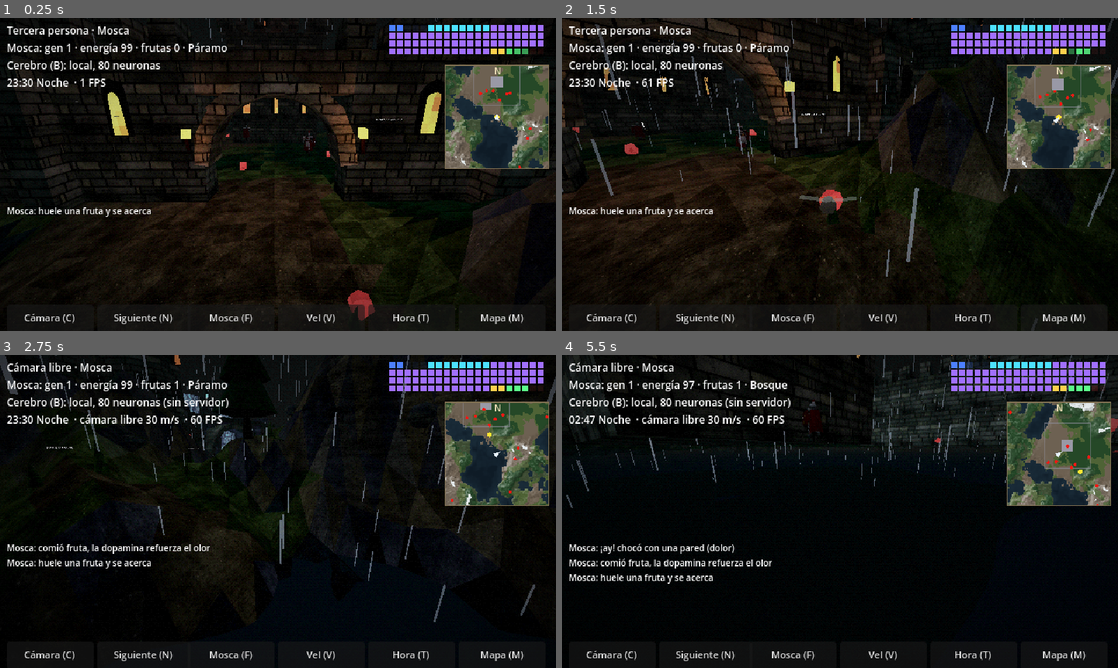
Above: before the commit, frames 1-4 (two rows, left to right).
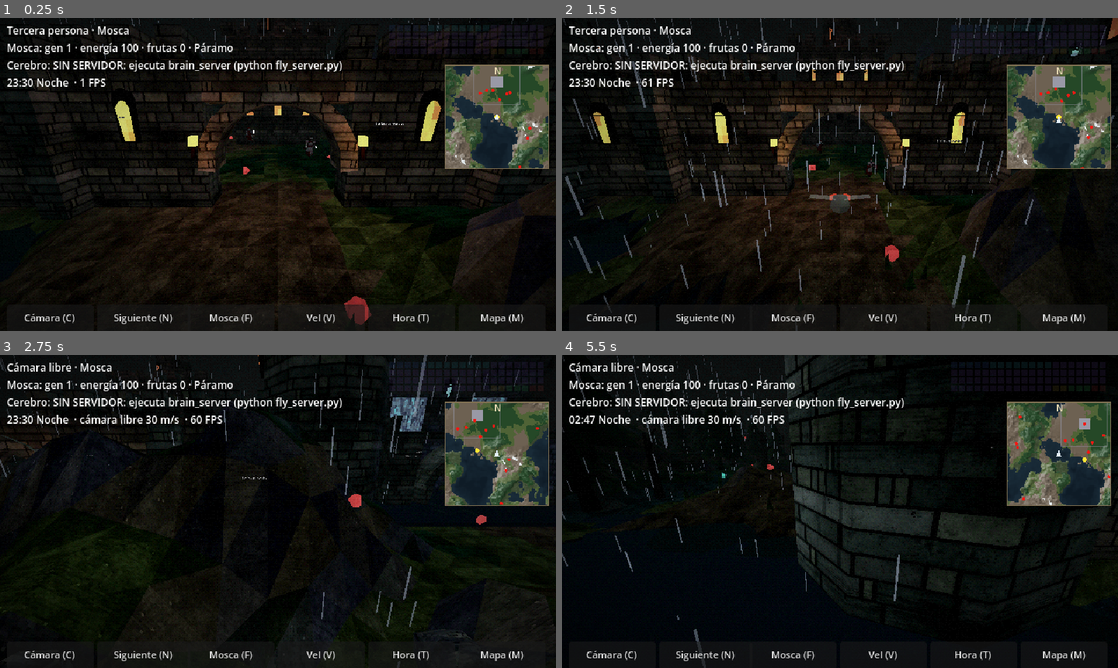
Above: after the commit, the same moments.

Repository: Santiluna99/fly-dark-fantasy
Game: Godot game, scene res://main.tscn
Same seed, same stepped clock (60 frames per second), same inputs: the game is played once before the commit and once after it.
Inputs (mouse positions are in pixels of both pictures, inside the frame that each line leads up to):
- Up to frame 1 (0.25 s): no input
- Up to frame 2 (1.5 s): tap Enter at 0.5 s; move the mouse to (1056, 118) at 0.52 s; hold D 0.53-1.28 s; tap B at 0.6, 1.35 s; click (1056, 118) at 0.67 s; move the mouse to (728, 190) at 1.27 s; hold S from 1.28 s (still down)
- Up to frame 3 (2.75 s): move the mouse to (333, 442) at 2.02 s; release S at 2.03 s; hold D from 2.03 s (still down); tap C at 2.1 s; tap B at 2.3 s
- Up to frame 4 (5.5 s): move the mouse to (812, 574) at 2.77 s; release D at 2.78 s; hold W 2.78-3.53 s; tap N at 2.85 s; click (812, 574) at 2.92 s; tap B every 0.75 s from 3.05 to 5.3 s; move the mouse to (1006, 558) at 3.52 s; hold A 3.53-5.03 s; tap F at 3.6 s; move the mouse to (673, 464) at 4.27 s; tap V at 4.35 s; move the mouse to (867, 511) at 5.02 s; hold S from 5.03 s (still down); tap T at 5.1 s; click (867, 511) at 5.17 s

The runs differ from the first frame. In frame 1, 11% of the frame differs, in the area x 0-100%, y 0-98%; in frame 2, 19%, in the area x 0-100%, y 0-100%; in frame 3, 14%; in frame 4, 18%.

Commit message:
Usar solo el cerebro real (conectoma de FlyWire)
Se elimina el cerebro local de 80 neuronas con aprendizaje por dopamina.
fly_brain.gd queda como interfaz mínima y remote_brain.gd sin fallback local.
Sin servidor la mosca espera quieta y el HUD muestra SIN SERVIDOR.
Documentación actualizada (fase 7 en HISTORIAL.md).

Co-Authored-By: Claude Opus 5.5 <noreply@anthropic.com>

Diff:
--- a/game/fly.gd
+++ b/game/fly.gd
@@ -16,10 +16,8 @@
 
 # ---------------------------------------------------------------- ESTADO
 var world                      # referencia a main.gd (el mundo): terreno, mat(), log_msg()...
-var brain: FlyBrain = FlyBrain.new()   # el cerebro en uso: local (80 neuronas) o REAL (RemoteBrain, conectoma)
-var local_brain: FlyBrain = brain      # el cerebro de 80 neuronas (con aprendizaje)
-var real_brain := RemoteBrain.new()    # el cerebro real: se conecta a cerebro_real/fly_server.py
-var use_real := false
+var real_brain := RemoteBrain.new()    # el cerebro: conectoma real de FlyWire, a través de brain_server/fly_server.py
+var brain: FlyBrain = real_brain       # (mismo objeto, visto como FlyBrain: lo usa el panel de actividad)
 var alive := true              # los hechizos y mobs comprueban esto antes de interactuar
 var energy := 100.0            # 0 = muere de hambre
 var gen := 1                   # nº de vida actual (al morir renace y conserva lo aprendido)
@@ -28,7 +26,6 @@
 var eye_height := 0.05         # altura de los ojos para la cámara en primera persona
 var ou1 := 0.0                 # ruido lento (Ornstein-Uhlenbeck) que hace girar a la mosca al azar
 var ou2 := 0.0                 # idem para el otro lado
-var pun_t := 0.0               # temporizador del "castigo" por estar cerca de peligro
 var bump_t := 0.0              # >0 justo después de chocar: sube un poco para sortear el obstáculo
 var pain := 0.0                # dolor (1 = recién chocó); decae en ~0,8 s y activa la huida del lado golpeado
 var pain_side := 0.0           # lado del golpe: -1 izquierda, +1 derecha
@@ -58,23 +55,15 @@
 var bump_dir := 1.0            # lado hacia el que gira tras un choque (+1 / -1)
 var wl: MeshInstance3D         # ala izquierda (se anima aleteando)
 var wr: MeshInstance3D         # ala derecha
+var _idle_x := PackedFloat32Array()   # entradas en reposo mientras no hay servidor
 var fruits: Array = []         # nodos fruta del grupo "fruit" (se cargan en el primer tick)
-
-
-## Cambia entre el cerebro local (80 neuronas) y el real (conectoma por servidor). Devuelve el cerebro activo.
-func set_real_brain(on: bool) -> FlyBrain:
-	use_real = on
-	if on:
-		real_brain.start()
-		brain = real_brain
-	else:
-		brain = local_brain
-	return brain
 
 
 ## Construye el cuerpo visual (abdomen, ojos rojos, alas), la luz y la colisión.
 func setup(w) -> void:
 	world = w
+	_idle_x.resize(FlyBrain.N)
+	real_brain.start()             # conecta con el servidor del conectoma (puerto 9009)
 	# --- Colisión: una esfera pequeña. Capa 4 (la mosca), choca con capa 1 (mundo estático).
 	# Los mobs están en la capa 2 y la máscara de la mosca no la incluye, así que los atraviesa.
 	collision_layer = 4
@@ -202,6 +191,11 @@
 		fruits = get_tree().get_nodes_in_group("fruit")
 	if not _learn_loaded:
 		_load_learning()
+	# Sin servidor del conectoma no hay cerebro: la mosca espera quieta (sin hambre ni edad) y se reintenta conectar.
+	if not real_brain.live:
+		real_brain.step(_idle_x)
+		velocity = Vector3.ZERO
+		return
 	age += dt
 	energy -= HUNGER_RATE * dt
 	if energy <= 0.0:
@@ -364,7 +358,6 @@
 				wall_fear = minf(1.5, wall_fear + 0.12 + 0.2 * cue)
 				if pain_events % 5 == 0:
 					_save_learning()
-			brain.punish()
 			if bump_t <= 0.0:
 				bump_dir = -pain_side
 				bump_turn = bump_dir * 0.9
@@ -386,20 +379,13 @@
 		if global_position.distance_to(fn.global_position) < 1.5:
 			energy = minf(100.0, energy + 35.0)
 			eaten += 1
-			brain.reward()                # dopamina: refuerza el olor que acababa de oler
-			world.log_msg("Mosca: comió fruta, la dopamina refuerza el olor")
+			world.log_msg("Mosca: comió fruta")
 			world.place_fruit(fn)         # la fruta reaparece en otro sitio
 			break
-	# Estar cerca de un peligro durante >1 s "castiga" y refuerza la vía de evitar
-	if near < 2.5:
-		pun_t += dt
-		if pun_t > 1.0:
-			pun_t = 0.0
-			brain.punish()
 
 
 ## Muerte: se registra, renace en un punto aleatorio y reinicia la actividad (pero NO los pesos
-## sinápticos: lo aprendido se conserva entre vidas).
+## de la memoria: lo aprendido se conserva entre vidas).
 func die(why: String) -> void:
 	if immortal:
 		return
--- a/game/fly_brain.gd
+++ b/game/fly_brain.gd
@@ -1,101 +1,27 @@
 class_name FlyBrain extends RefCounted
-## Red LIF de 80 neuronas con la arquitectura del olfato/escape de Drosophila.
-## 0-1 ORN (antenas) | 2-3 looming | 4 hambre | 5-12 PN | 13-72 células de Kenyon
-## 73-74 MBON (acercar/evitar) | 75-76 DN giro izq/der | 77 DN avance | 78-79 fibra gigante
-# Nº total de neuronas. Mapa: 0-1 olfato | 2-3 amenaza | 4 hambre | 5-12 PN | 13-72 Kenyon |
-# 73-74 MBON | 75-76 giro | 77 avance | 78-79 fibra gigante de escape.
+## Interfaz común del cerebro de la mosca. El cerebro es el REAL (conectoma de FlyWire, ver remote_brain.gd);
+## esta clase solo define lo que usan la mosca y el panel de actividad:
+##   rate[0..79]  tasa de disparo por grupo (la mosca lee rate[75..77]: giro izq/der y avance)
+##   step(x)      un tick con las 80 entradas de los sentidos
+## Mapa de los 80 grupos (mismo orden que el servidor): 0-1 olfato | 2-3 amenaza | 4 hambre | 5-12 PN | 13-72 Kenyon |
+## 73-74 MBON | 75-76 giro | 77 avance | 78-79 fibra gigante de escape.
 const N := 80
 
-# v = voltaje de cada neurona   spk = ¿disparó en este tick?   rate = tasa de disparo suavizada (lo que usa el cuerpo)
-# trace = rastro reciente de cada célula de Kenyon (para el aprendizaje)   syn_b/syn_w = destino y peso de cada sinapsis
-# out = sinapsis salientes por neurona (solo se recorren las neuronas que disparan)   kc_app/kc_av = sinapsis que aprende la dopamina
-var v := PackedFloat32Array()
-var spk := PackedByteArray()
 var rate := PackedFloat32Array()
-var trace := PackedFloat32Array()
-var syn_b := PackedInt32Array()
-var syn_w := PackedFloat32Array()
-var out: Array = []            # por neurona: índices de sinapsis salientes (event-driven)
-var kc_app := PackedInt32Array()
-var kc_av := PackedInt32Array()
 
 
-## Cablea la red: antena -> PN -> Kenyon (cada Kenyon recibe 4 PN al azar) -> MBON; vías de giro, avance
-## y escape (looming -> fibra gigante -> giro/avance). Los pesos Kenyon -> MBON empiezan bajos: los modifica el aprendizaje.
 func _init() -> void:
-	v.resize(N); spk.resize(N); rate.resize(N); trace.resize(60)
-	for i in N:
-		out.append([])
-	var rng := RandomNumberGenerator.new()
-	rng.seed = 11
-	for i in 4:
-		_link(0, 5 + i, 0.6)
-		_link(1, 9 + i, 0.6)
-	for k in 60:
-		var used := {}
-		while used.size() < 4:
-			used[5 + rng.randi_range(0, 7)] = true
-		for p in used.keys():
-			_link(p, 13 + k, 0.5)
-		kc_app.append(_link(13 + k, 73, 0.04))
-		kc_av.append(_link(13 + k, 74, 0.03))
-	_link(0, 75, 0.5); _link(1, 75, -0.2)
-	_link(1, 76, 0.5); _link(0, 76, -0.2)
-	_link(0, 77, 0.3); _link(1, 77, 0.3); _link(4, 77, 0.4)
-	_link(73, 77, 0.5); _link(74, 77, -0.6)
-	_link(2, 78, 0.8); _link(3, 79, 0.8)
-	_link(78, 76, 1.0); _link(79, 75, 1.0)
-	_link(78, 77, 1.0); _link(79, 77, 1.0)
+	rate.resize(N)
 
 
-## Crea una sinapsis a -> b con peso w y devuelve su índice.
-func _link(a: int, b: int, w: float) -> int:
-	syn_b.append(b)
-	syn_w.append(w)
-	var idx := syn_b.size() - 1
-	out[a].append(idx)
-	return idx
+## Un paso del cerebro (lo implementa RemoteBrain).
+func step(_x: PackedFloat32Array) -> void:
+	pass
 
 
-## Un paso de simulación (neuronas "integra y dispara"): 1) suma las corrientes de entrada y las sinapsis
-## de las neuronas que dispararon, 2) el voltaje se filtra (x0.85) y si supera 1.0 la neurona dispara y se reinicia,
-## 3) actualiza la tasa de disparo y el rastro de las células de Kenyon.
-func step(x: PackedFloat32Array) -> void:
-	var cur := x.duplicate()
-	for i in N:
-		if spk[i] == 1:
-			for s in out[i]:
-				cur[syn_b[s]] += syn_w[s]
-	for i in N:
-		v[i] = v[i] * 0.85 + cur[i]
-		if v[i] > 1.0:
-			spk[i] = 1
-			v[i] = 0.0
-		else:
-			spk[i] = 0
-		rate[i] = rate[i] * 0.9 + spk[i] * 0.1
-		if i >= 13 and i < 73:
-			trace[i - 13] = trace[i - 13] * 0.98 + spk[i]
-
-
-## Dopamina: refuerza KC -> MBON "acercar" según la traza reciente de cada KC
-func reward() -> void:
-	for k in 60:
-		var i := kc_app[k]
-		syn_w[i] = minf(0.35, syn_w[i] + 0.015 * minf(trace[k], 4.0))
-
-
-## Castigo: refuerza KC -> MBON "evitar"
-func punish() -> void:
-	for k in 60:
-		var i := kc_av[k]
-		syn_w[i] = minf(0.35, syn_w[i] + 0.02 * minf(trace[k], 4.0))
-
-
-## Apaga toda la actividad (al renacer). NO borra los pesos: la memoria se conserva.
+## Apaga toda la actividad (al renacer).
 func reset() -> void:
-	v.fill(0.0)
-	spk.fill(0)
+	rate.fill(0.0)
 
 
 ## Color de cada grupo de neuronas para el panel de actividad.
--- a/game/main.gd
+++ b/game/main.gd
@@ -48,7 +48,6 @@
 # Registro de eventos (los últimos 6) que se muestra abajo a la izquierda; hud = texto superior.
 var logs: Array[String] = []
 var hud: Label
-var nv_pending_real := false
 var nv: NeuroView   # panel de actividad neuronal (se reasigna al cambiar de cerebro)
 var logl: Label
 # speed_i = índice de velocidad del juego (x1, x3, x8);  fire_lights = luces de fuego que parpadean.
@@ -120,8 +119,6 @@
 	# Aparecen mobs, frutas y la mosca; luego se crea la interfaz.
 	_population()
 	_ui()
-	if nv_pending_real:
-		nv.brain = fly.set_real_brain(true)   # arrancó con --real-brain
 	log_msg("La lluvia cae sobre Nocturnia...")
 
 
@@ -1024,8 +1021,6 @@
 	add_child(fly)
 	fly.position = Vector3(0, 6, 34)
 	foc = fly
-	if "--real-brain" in OS.get_cmdline_user_args():
-		nv_pending_real = true
 
 
 # ---------- interfaz y cámaras ----------
@@ -1147,7 +1142,6 @@
 			KEY_Y: dn.auto = not dn.auto
 			KEY_R: dn.rain_auto = false; dn.rain_on = not dn.rain_on
 			KEY_M: _toggle_map()
-			KEY_B: nv.brain = fly.set_real_brain(not fly.use_real)   # alterna cerebro local / cerebro real
 	elif e is InputEventMouseButton and e.pressed and mode == 2 and not map_layer.visible:
 		if e.button_index == MOUSE_BUTTON_WHEEL_UP: free_speed = minf(free_speed * 1.2, 400.0)
 		elif e.button_index == MOUSE_BUTTON_WHEEL_DOWN: free_speed = maxf(free_speed / 1.2, 3.0)
@@ -1220,7 +1214,7 @@
 		cam.global_position.y = gy
 	rain.global_position = cam.global_position + Vector3(0, 14, 0)
 	var who := "Mosca" if foc == fly else "%s (%s)" % [(foc as Mob).mob_name, Mob.FNAME[(foc as Mob).faction]]
-	hud.text = "%s · %s\nMosca: gen %d · energía %d · frutas %d · %s\nCerebro (B): %s\n%s %s%s%s" % [
+	hud.text = "%s · %s\nMosca: gen %d · energía %d · frutas %d · %s\nCerebro: %s\n%s %s%s%s" % [
 		MODES[mode], who, fly.gen, int(fly.energy), fly.eaten, biome_name(fly.global_position),
-		fly.real_brain.status if fly.use_real else "local, 80 neuronas",
+		fly.real_brain.status,
 		dn.clock(), dn.preset_name(), " (auto)" if dn.auto else "", ("  · cámara libre %d m/s" % int(free_speed)) if mode == 2 else ""] + ("  · %d FPS" % Engine.get_frames_per_second() if show_fps else "")
--- a/game/remote_brain.gd
+++ b/game/remote_brain.gd
@@ -2,7 +2,7 @@
 ## CEREBRO REAL (conectoma FlyWire, 138.639 neuronas) a través de un servidor Python local.
 ## Hereda de FlyBrain para que Fly.gd y NeuroView lo usen igual que al cerebro de 80 neuronas.
 ## Cada ~50 ms envía los sentidos (olor izq/der, amenaza izq/der, hambre) y recibe giro, avance y actividad.
-## Si el servidor no está disponible, usa el cerebro local de 80 neuronas (así el juego nunca se queda sin cerebro).
+## Si el servidor no está disponible la mosca se queda quieta esperando (live = false) y se reintenta la conexión cada 3 s.
 ## Servidor: carpeta "cerebro_real/" -> python fly_server.py
 
 const SEND_MS := 50          # intervalo de envío de sentidos
@@ -48,8 +48,8 @@
 		if st == StreamPeerTCP.STATUS_ERROR or st == StreamPeerTCP.STATUS_NONE:
 			if Time.get_ticks_msec() > _retry:
 				start(port)
-		status = "local, 80 neuronas (sin servidor)"
-		super.step(x)
+		status = "SIN SERVIDOR: ejecuta brain_server (python fly_server.py)"
+		rate.fill(0.0)
 		return
 	var now := Time.get_ticks_msec()
 	if now - _sent >= SEND_MS:
@@ -77,7 +77,8 @@
 	_read()
 	if _tgt.is_empty():
 		status = "esperando al servidor…"
-		super.step(x)
+		live = false
+		rate.fill(0.0)
 		return
 	live = true
 	status = "REAL, 138.639 neuronas (t=%.1f s)" % (t_ms / 1000.0)
@@ -131,12 +132,3 @@
 func reset() -> void:
 	super.reset()
 	_reset = true
-
-
-## El conectoma real no cambia sus pesos (no hay dopamina/aprendizaje en este modo).
-func reward() -> void:
-	pass
-
-
-func punish() -> void:
-	pass
--- a/game/tests/ptime.gd
+++ b/game/tests/ptime.gd
@@ -13,7 +13,6 @@
 	if md == "nomobs":
 		for m in get_tree().get_nodes_in_group("mobs"): m.set_physics_process(false)
 	if md == "nofly": main.fly.set_physics_process(false)
-	main.nv.brain = main.fly.set_real_brain(true)
 	main.fly.real_brain.start(int(OS.get_cmdline_user_args()[1]))
 func _physics_process(dt: float) -> void:
 	t += dt
--- a/game/tests/stickreal.gd
+++ b/game/tests/stickreal.gd
@@ -13,10 +13,10 @@
 	main = (load("res://main.tscn") as PackedScene).instantiate()
 	add_child(main)
 	Engine.time_scale = 1.0
+	main.fly.real_brain.start(9009)
 	var pt := int(OS.get_cmdline_user_args()[2])
 	main.fly.persist_learning = false
 	main.fly.learn_enabled = (OS.get_cmdline_user_args()[1] == "1")
-	main.nv.brain = main.fly.set_real_brain(true)
 	main.fly.real_brain.start(pt)
 func _physics_process(dt: float) -> void:
 	t += dt
--- a/game/tests/wallreal.gd
+++ b/game/tests/wallreal.gd
@@ -15,7 +15,6 @@
 	add_child(main)
 	Engine.time_scale = 1.0
 	main.fly.persist_learning = false
-	main.nv.brain = main.fly.set_real_brain(true)
 	main.fly.real_brain.start(int(OS.get_cmdline_user_args()[1]))
 func _physics_process(dt: float) -> void:
 	t += dt
--- a/game/tools/grabar_recorrido.gd
+++ b/game/tools/grabar_recorrido.gd
@@ -39,7 +39,7 @@
 			_tarde = true
 			main.dn.set_preset(2)
 	if fr >= total + 20:
-		print("REC_FIN mobs_visitados=", toured, " frames=", fr, " muertes=", main.fly.gen - 1, " cerebro=", main.fly.real_brain.status if main.fly.use_real else "local", " frutas=", main.fly.eaten, " pos_fly=", main.fly.global_position)
+		print("REC_FIN mobs_visitados=", toured, " frames=", fr, " muertes=", main.fly.gen - 1, " cerebro=", main.fly.real_brain.status, " frutas=", main.fly.eaten, " pos_fly=", main.fly.global_position)
 		get_tree().quit()
 var _tarde := false
 func _count(_dt: float) -> void:
@@ -92,5 +92,5 @@
 	fly.rotation.y = randf() * TAU
 	main.foc = fly
 	main.cam_foc = null
-	print("REC_INICIO pos=", best, " mobs_cerca=", bs, " cerebro_real=", fly.use_real)
+	print("REC_INICIO pos=", best, " mobs_cerca=", bs, " cerebro=", fly.real_brain.status)
 	Engine.time_scale = 1.8
Not shown, changed: README.md
Not shown, changed: brain_server/README.md
Not shown, changed: docs/ARQUITECTURA.md
Not shown, changed: docs/CEREBRO.md
Not shown, changed: docs/HISTORIAL.md
Not shown, changed: docs/PRUEBAS.md
Not shown, changed: docs/README_ORIGINAL_DEL_PROYECTO.md
Not shown, changed: docs/img/captura_juego.png
